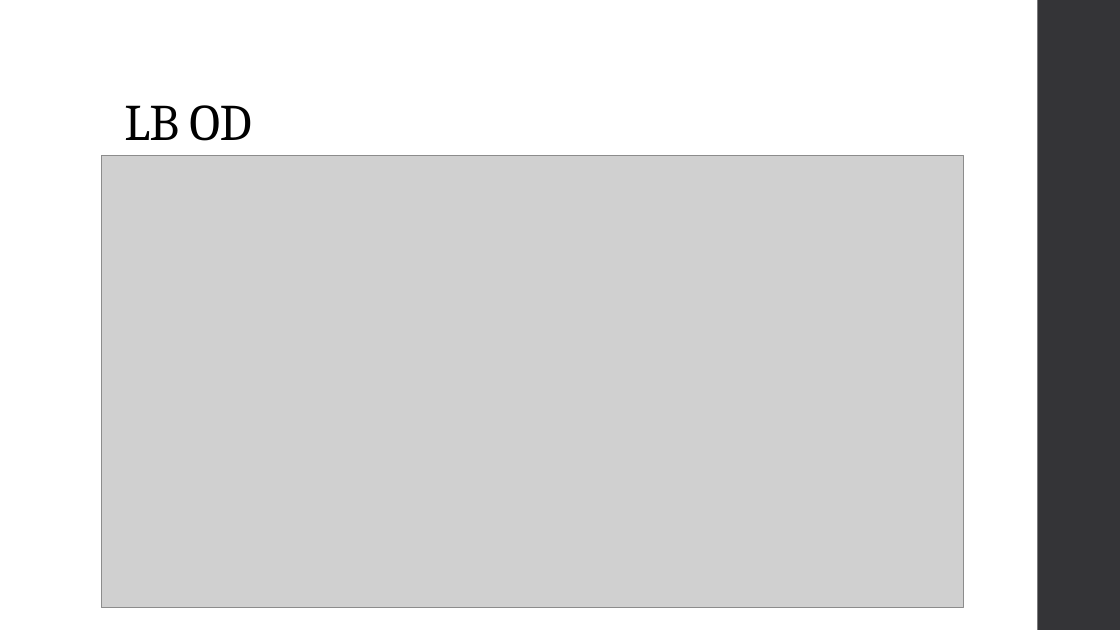
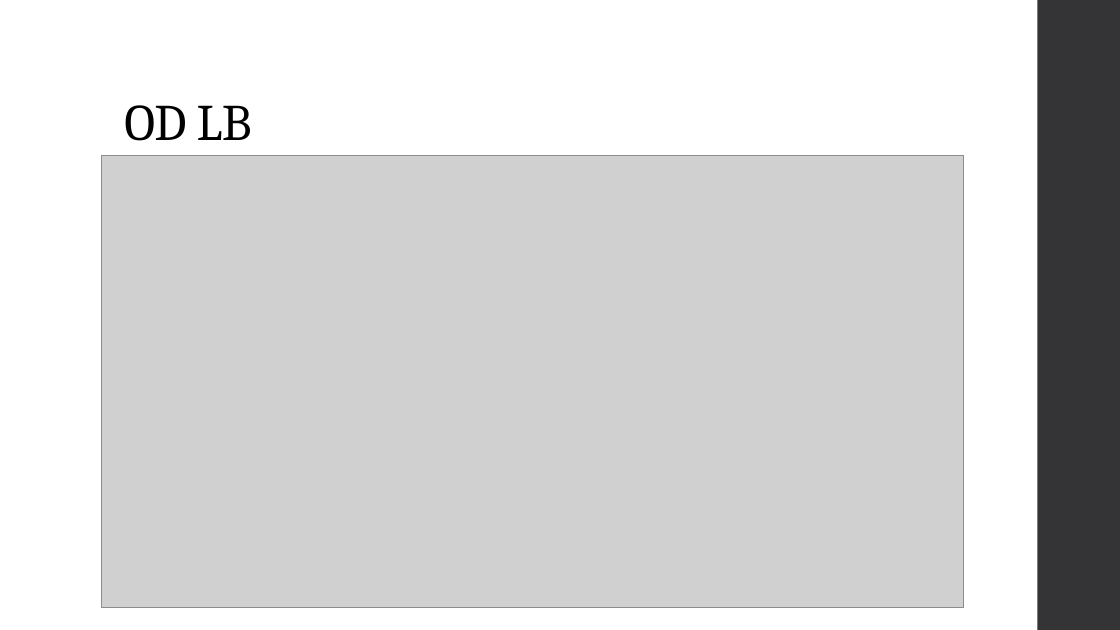
Before and after one commit to Ziqing-Liu/RIFRxT, a slide deck: slide 11 of Research Update.pptx (slide 12 before the commit). Drawn at 1120x630 pixels with LibreOffice and Linux fonts; fonts in the diff are those of the drawing; grey boxes stand for pictures. Boxes give left, top, right and bottom in pixels: in the first picture for what was removed or moved away, otherwise in the second. Text is boxed around its words. In the diff, an @@ line names an element or a change of style, - is before the commit and + after.

```diff
--- a/Research Update.pptx
+++ b/Research Update.pptx
@@ title at (124, 105, 252, 141): text changed @@
-LB OD
+OD LB
```
Also in this commit, not shown: 3 other slides changed, 4 slides added, 1 slide removed, 3 other files.
